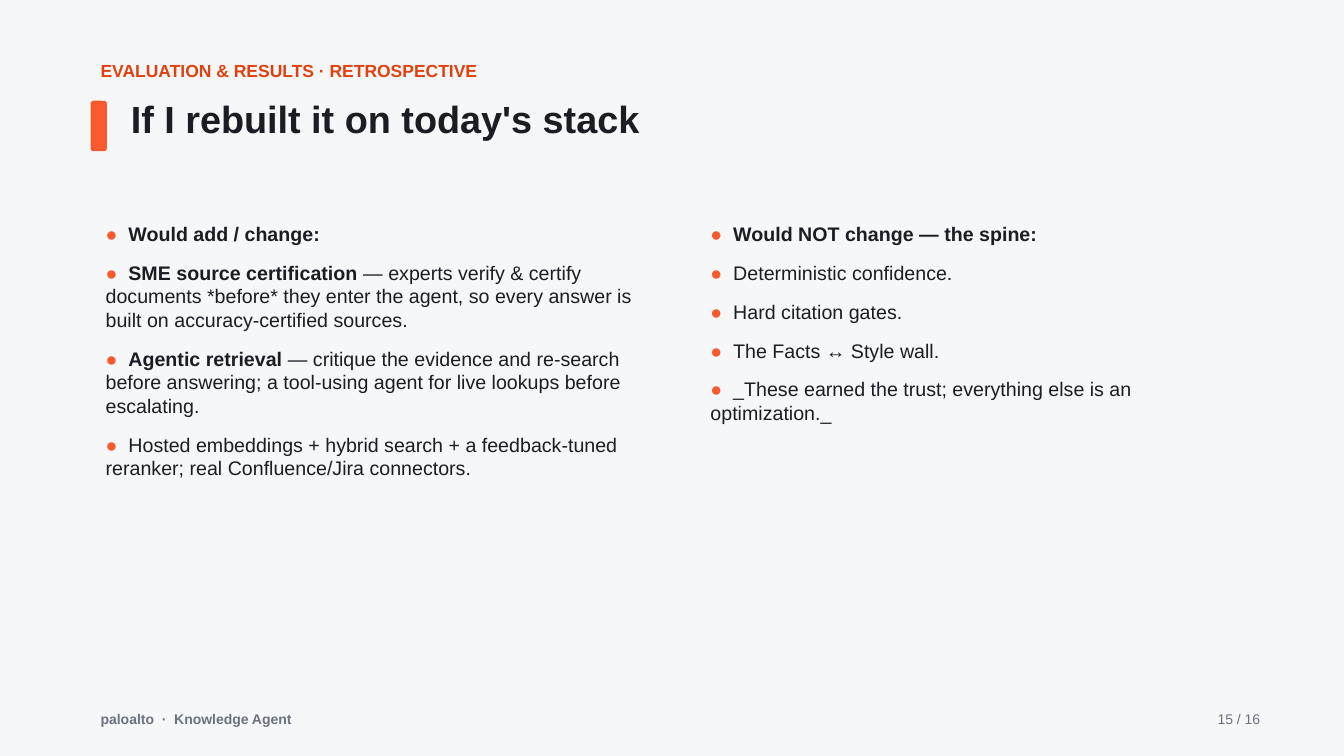
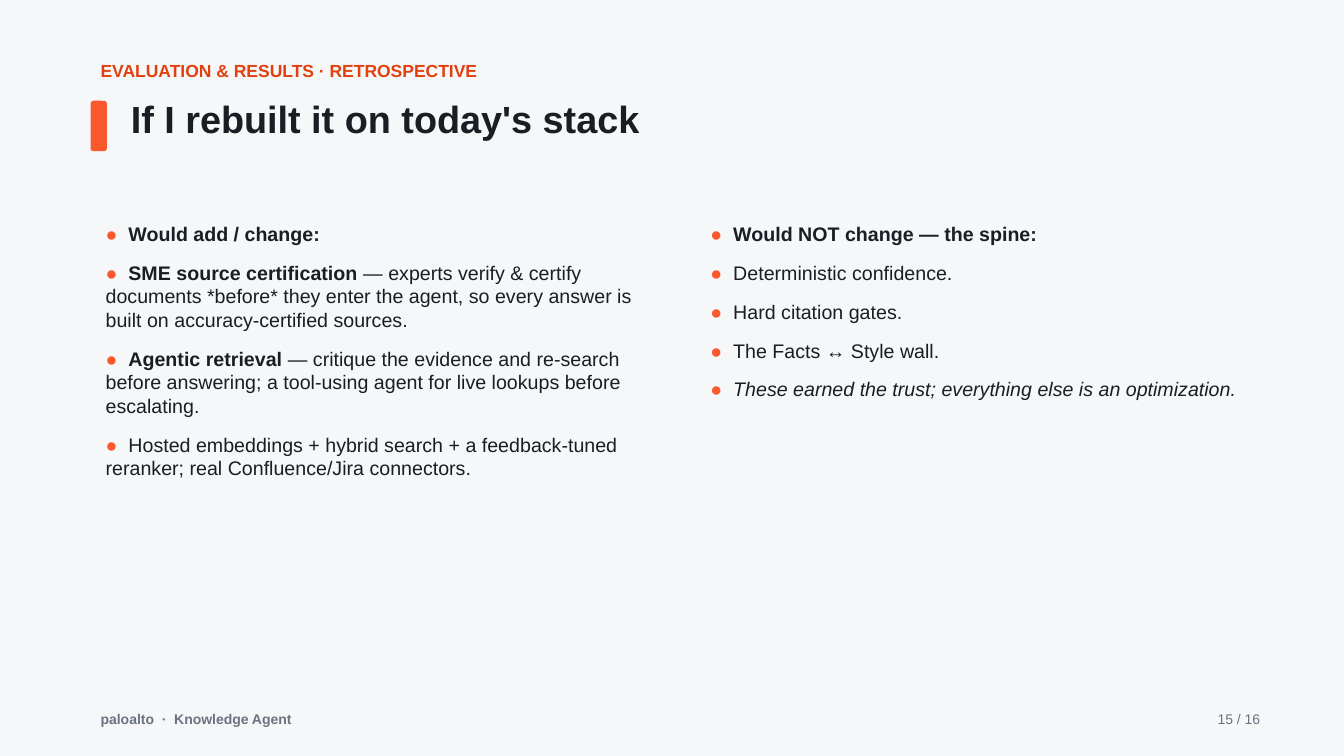
Before and after one commit to ashveej/PaloAltoknowledgeagent, a slide deck: slide 15 of presentation/Executive_Presentation.pptx. Drawn at 1344x756 pixels with LibreOffice and Linux fonts; fonts in the diff are those of the drawing. Boxes give left, top, right and bottom in pixels: in the first picture for what was removed or moved away, otherwise in the second. Text is boxed around its words. In the diff, an @@ line names an element or a change of style, - is before the commit and + after.

```diff
--- a/presentation/Executive_Presentation.pptx
+++ b/presentation/Executive_Presentation.pptx
@@ text at (733,381,1236,400): text changed; italic on @@
-● _These earned the trust; everything else is an optimization._
+● These earned the trust; everything else is an optimization.
```
Also in this commit, not shown: 3 other slides changed, 1 other file.
